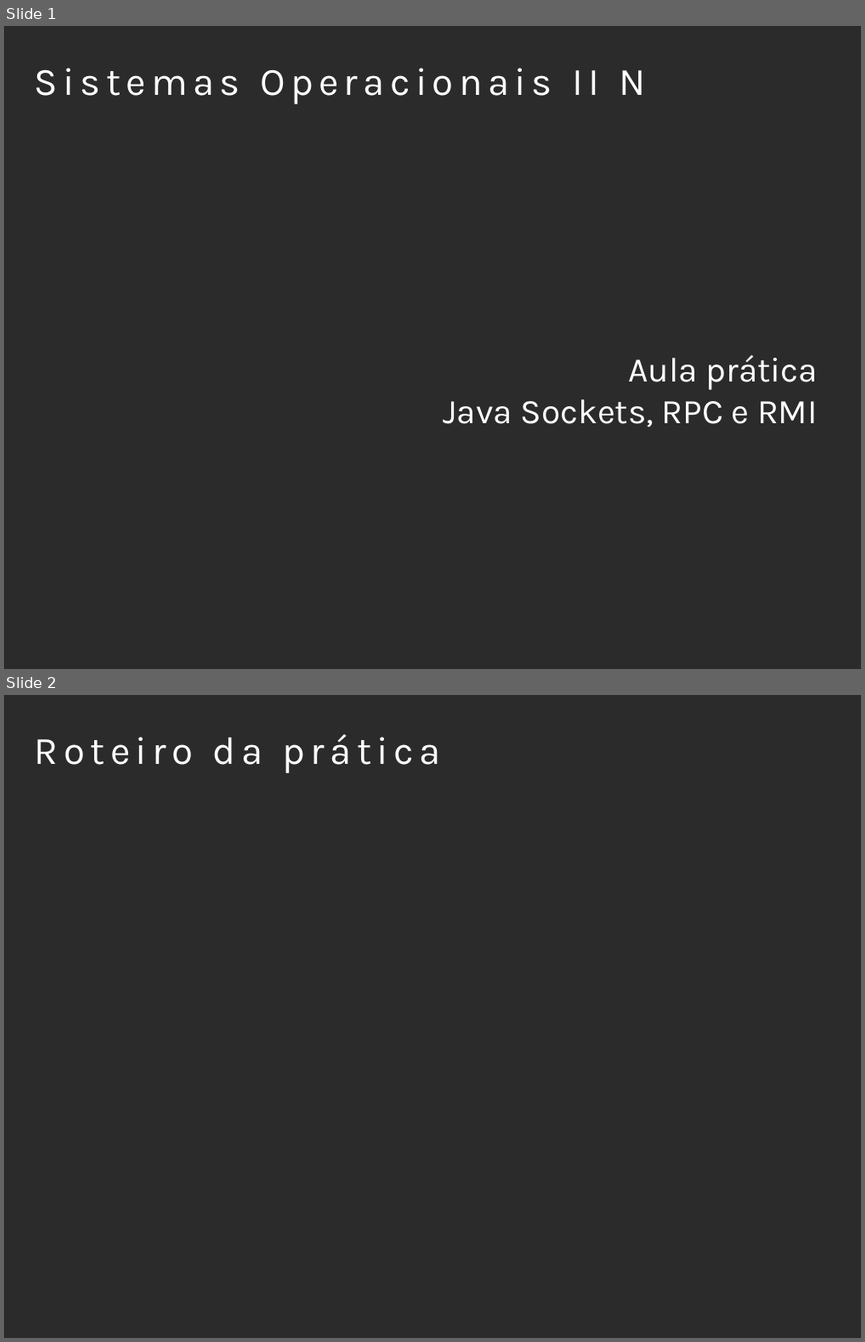
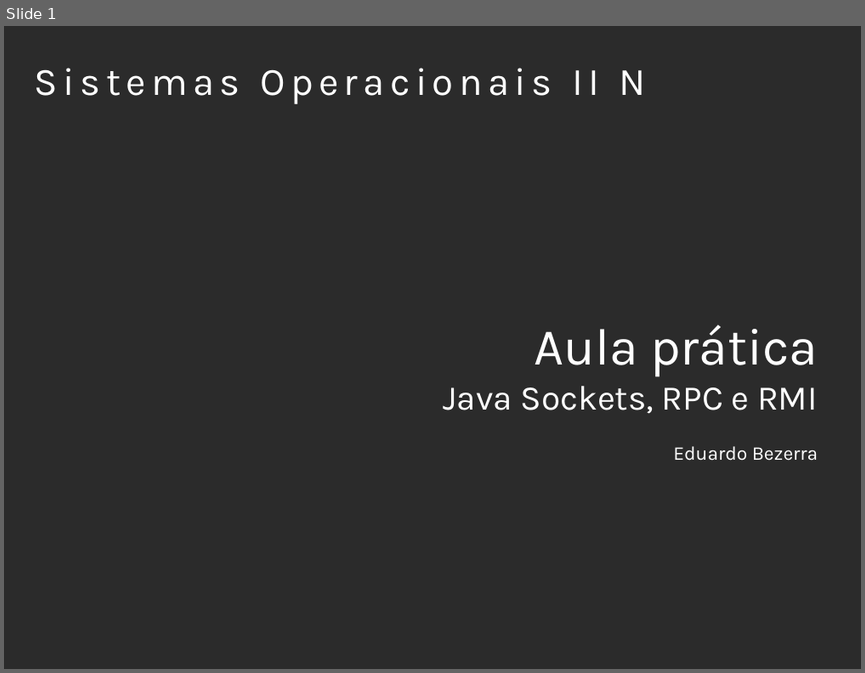
Before and after one commit to kdubezerra/kdubezerra, a slide deck: AD/slides.odp. Shown one above the other, each under a label of ours: slides 1 and 2 before the commit, slide 1 after it. The pictures are 865x1342 and 865x673 pixels, drawn with LibreOffice and Linux fonts; fonts in the diff are those of the drawing; background and template pictures are left out; a plain dark background stands for a picture behind light text. Boxes give left, top, right and bottom in pixels: in the first picture for what was removed or moved away, otherwise in the second. Text is boxed around its words. In the diff, an @@ line names an element or a change of style, - is before the commit and + after.

```diff
--- a/AD/slides.odp
+++ b/AD/slides.odp
@@ slide 2 removed at (4,695,861,1338), background picture (left out) @@
@@ title removed at (35,734,441,773) @@
-Roteiro da prática
@@ slide 1 changed as well @@
@@ subtitle at (534,324,817,377): size 32 to 48 pt in "Aula prática" @@
@@ subtitle at (673,446,818,460): paragraph added @@
+Eduardo Bezerra
```
Also in this commit, not shown: 2 slides added.
